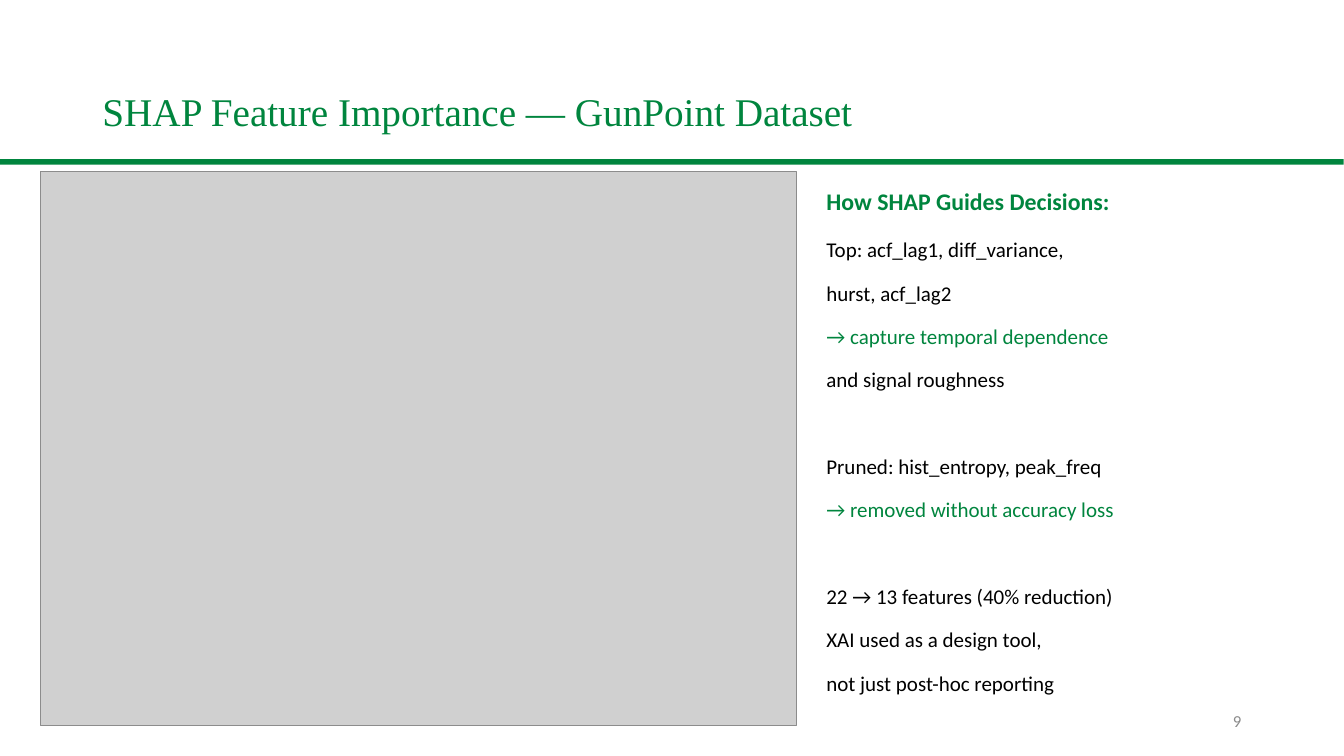
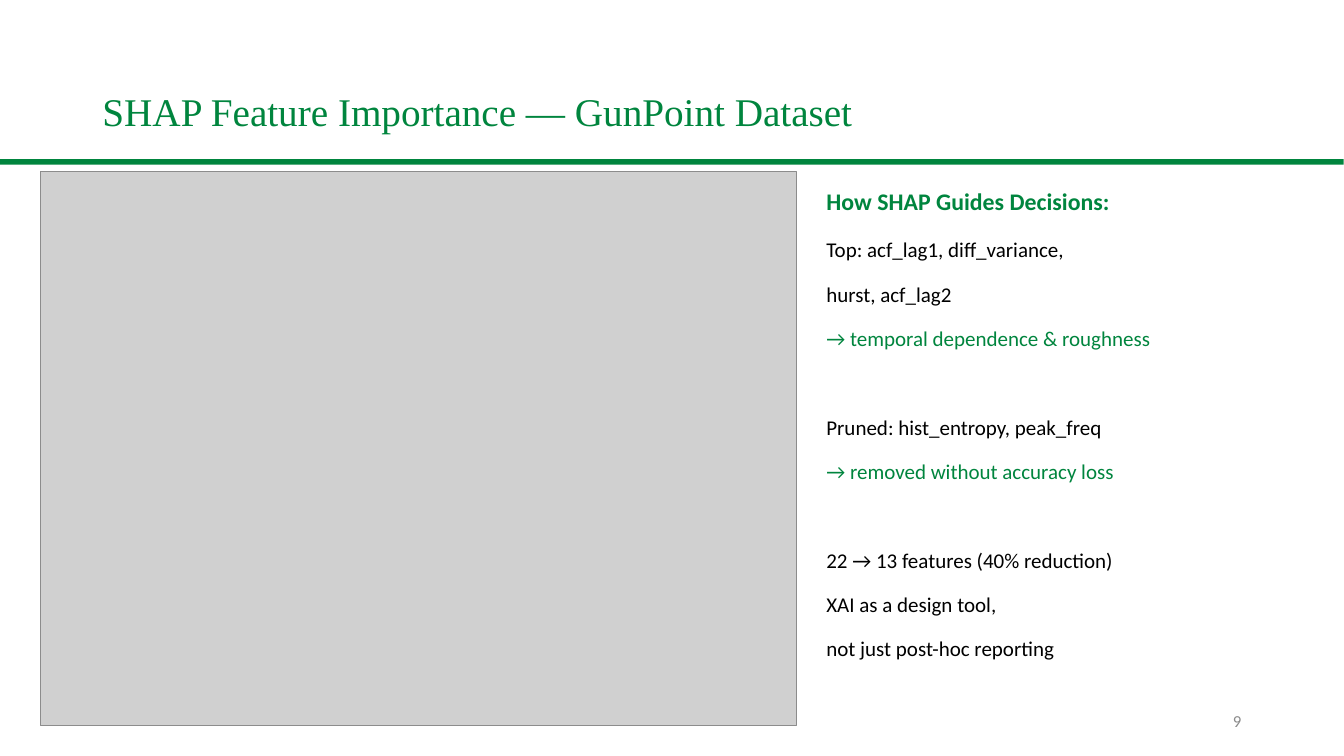
Before and after one commit to Ash-projects-personal/CSCE5222-Group18-FeatureEngineering, a slide deck: slide 9 of slides/Group18_UNT_Presentation.pptx. Drawn at 1344x756 pixels with LibreOffice and Linux fonts; fonts in the diff are those of the drawing; grey boxes stand for pictures; background and template pictures are left out. Boxes give left, top, right and bottom in pixels: in the first picture for what was removed or moved away, otherwise in the second. Text is boxed around its words. In the diff, an @@ line names an element or a change of style, - is before the commit and + after.

```diff
--- a/slides/Group18_UNT_Presentation.pptx
+++ b/slides/Group18_UNT_Presentation.pptx
@@ text at <box>850,331,1150,350</box>: text changed @@
-→ capture temporal dependence
+→ temporal dependence & roughness
@@ text removed at <box>826,372,1005,391</box> @@
-and signal roughness
@@ text "Pruned: hist_entropy, peak_freq": place and size @@
-text "Pruned: hist_entropy, peak_freq" at <box>826,459,1101,478</box>
+text "Pruned: hist_entropy, peak_freq" at <box>826,420,1101,439</box>
@@ text "→ removed without accuracy loss": place and size @@
-text "→ removed without accuracy loss" at <box>850,502,1113,521</box>
+text "→ removed without accuracy loss" at <box>850,464,1113,483</box>
@@ text "22 → 13 features (40% ...": place and size @@
-text "22 → 13 features (40% ..." at <box>826,589,1112,607</box>
+text "22 → 13 features (40% ..." at <box>826,553,1112,571</box>
@@ text at <box>826,597,996,616</box>: text changed @@
-XAI used as a design tool,
+XAI as a design tool,
@@ text "not just post-hoc reporting": place and size @@
-text "not just post-hoc reporting" at <box>826,676,1053,695</box>
+text "not just post-hoc reporting" at <box>826,641,1053,660</box>
```
Also in this commit, not shown: 7 other slides changed, 1 slide added, 1 slide removed, 1 other file.
